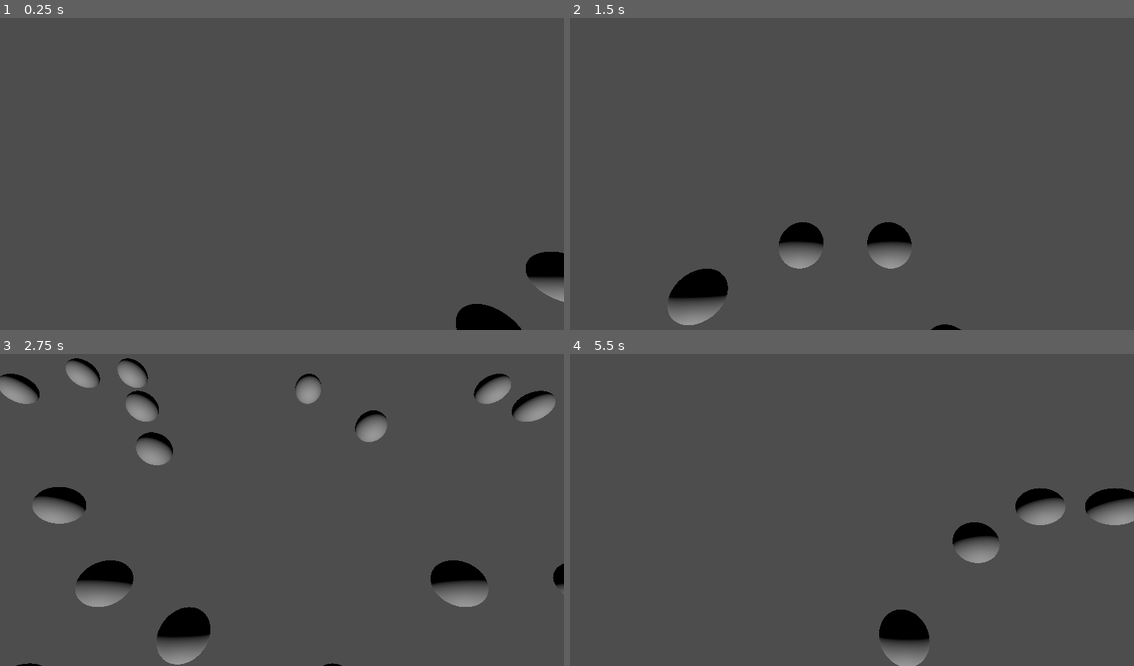
Above: before the commit, frames 1-4 (two rows, left to right).
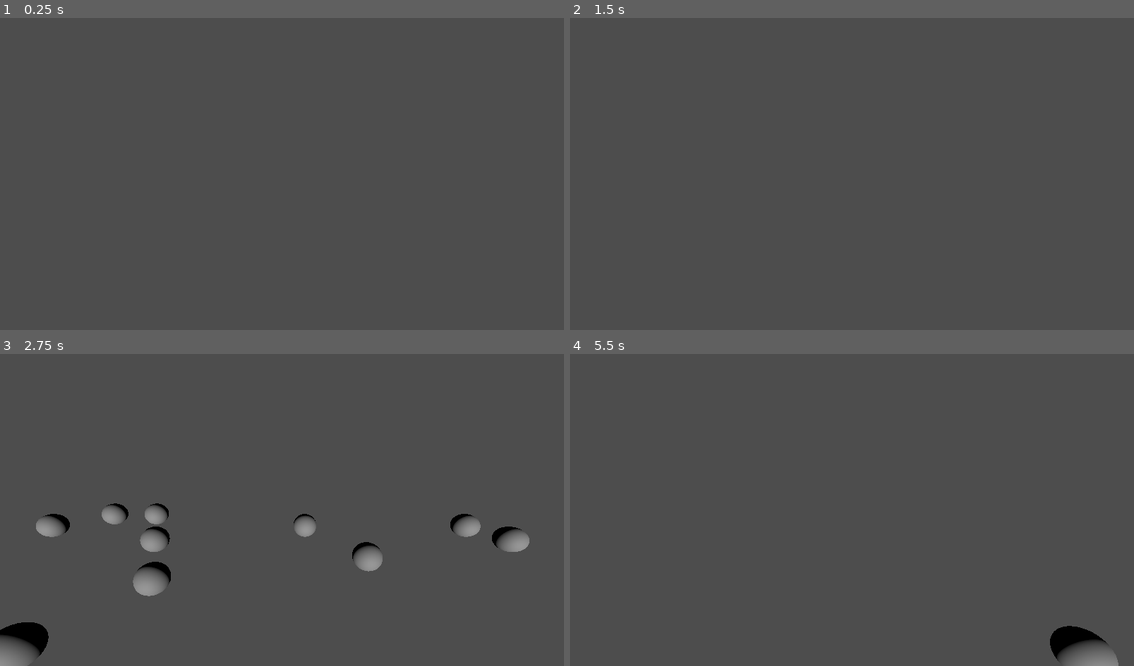
Above: after the commit, the same moments.

Repository: MrNavaStar/void.sys
Game: Godot game, scene res://scenes/world.tscn
Same seed, same stepped clock (60 frames per second), same inputs: the game is played once before the commit and once after it. The project has no main scene, so this scene is started directly.
Inputs (mouse positions are in pixels of both pictures, inside the frame that each line leads up to):
- Up to frame 1 (0.25 s): no input
- Up to frame 2 (1.5 s): tap Enter at 0.5 s; move the mouse to (976, 155) at 0.52 s; hold D (right) 0.53-1.28 s; tap Mouse wheel up (zoom_in, bound only after the commit) at 0.6 s; tap Mouse wheel down (zoom_out, bound only after the commit) at 0.8, 1.35 s; move the mouse to (739, 186) at 1.27 s; hold S (down) from 1.28 s (still down)
- Up to frame 3 (2.75 s): tap Mouse wheel up (zoom_in, bound only after the commit) at 1.55, 2.1 s; move the mouse to (338, 438) at 2.02 s; release S (down) at 2.03 s; hold D (right) from 2.03 s (still down); tap Mouse wheel down (zoom_out, bound only after the commit) at 2.3 s
- Up to frame 4 (5.5 s): move the mouse to (823, 572) at 2.77 s; release D (right) at 2.78 s; hold W (up) 2.78-3.53 s; tap Mouse wheel down (zoom_out, bound only after the commit) at 2.85, 3.8, 4.35, 5.3 s; tap Mouse wheel up (zoom_in, bound only after the commit) at 3.05, 3.6, 4.55, 5.1 s; move the mouse to (1021, 556) at 3.52 s; hold A (left) 3.53-5.03 s; move the mouse to (682, 460) at 4.27 s; move the mouse to (880, 506) at 5.02 s; hold S (down) from 5.03 s (still down)

The runs differ from the first frame. In frame 1, 1.4% of the frame differs, in the area x 80-100%, y 74-100%; in frame 2, 2.7%; in frame 3, 10%, in the area x 0-100%, y 1-100%; in frame 4, 3.9%.

Commit message:
camera zoom!

Diff:
--- a/project.godot
+++ b/project.godot
@@ -36,3 +36,13 @@
 "events": [Object(InputEventKey,"resource_local_to_scene":false,"resource_name":"","device":-1,"window_id":0,"alt_press …(192 unchanged characters)…
 ]
 }
+zoom_in={
+"deadzone": 0.2,
+"events": [Object(InputEventMouseButton,"resource_local_to_scene":false,"resource_name":"","device":-1,"window_id":0,"alt_pressed":false,"shift_pressed":false,"ctrl_pressed":false,"meta_pressed":false,"button_mask":8,"position":Vector2(134, 25),"global_position":Vector2(143, 73),"factor":1.0,"button_index":4,"canceled":false,"pressed":true,"double_click":false,"script":null)
+]
+}
+zoom_out={
+"deadzone": 0.2,
+"events": [Object(InputEventMouseButton,"resource_local_to_scene":false,"resource_name":"","device":-1,"window_id":0,"alt_pressed":false,"shift_pressed":false,"ctrl_pressed":false,"meta_pressed":false,"button_mask":16,"position":Vector2(178, 23),"global_position":Vector2(187, 71),"factor":1.0,"button_index":5,"canceled":false,"pressed":true,"double_click":false,"script":null)
+]
+}
--- a/scenes/world.tscn
+++ b/scenes/world.tscn
@@ -13,6 +13,6 @@
 script = ExtResource("2_4wyf3")
 
 [node name="Camera3D" type="Camera3D" parent="Camera Rig"]
-transform = Transform3D(1, 0, 0, 0, 0.452621, 0.891703, 0, -0.891703, 0.452622, 0, 4.96952, 0)
+transform = Transform3D(1, 0, 0, 0, 0.879914, 0.475133, 0, -0.475133, 0.879914, 0, 4.96952, 0)
 
 [connection signal="ready" from="." to="." method="_on_ready"]
--- a/scripts/camera_controller.gd
+++ b/scripts/camera_controller.gd
@@ -1,9 +1,21 @@
 extends Node3D
 
 @export var speed = 0.2
+@export var zoom_speed = 0.2
+
+@onready var camera = $Camera3D
 var target: Vector3
+var zoom_target: float
+
+func _on_ready() -> void:
+	target = position
+	zoom_target = position.z
 
 func _process(delta: float) -> void:
 	var input_direction = Input.get_vector("left", "right", "up", "down")
 	target += (transform.basis * Vector3(input_direction.x, 0, input_direction.y)).normalized() * speed
 	position = lerp(position, target, 0.05)
+
+	var zoom_direction = int(Input.is_action_just_released("zoom_out")) - int(Input.is_action_just_released("zoom_in"))
+	zoom_target += zoom_direction * speed
+	camera.position.z = lerp(camera.position.z, zoom_target, 0.1)
